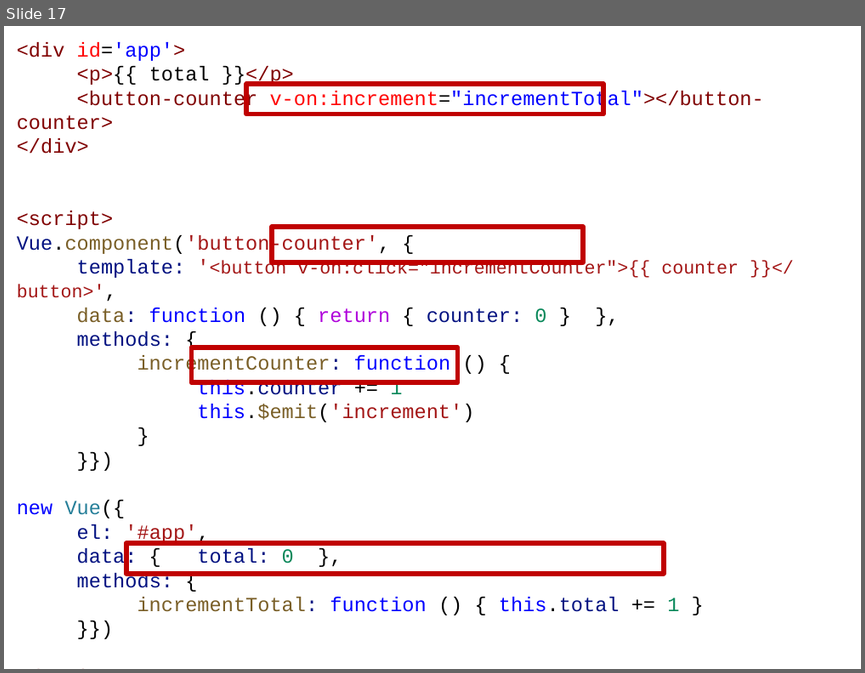
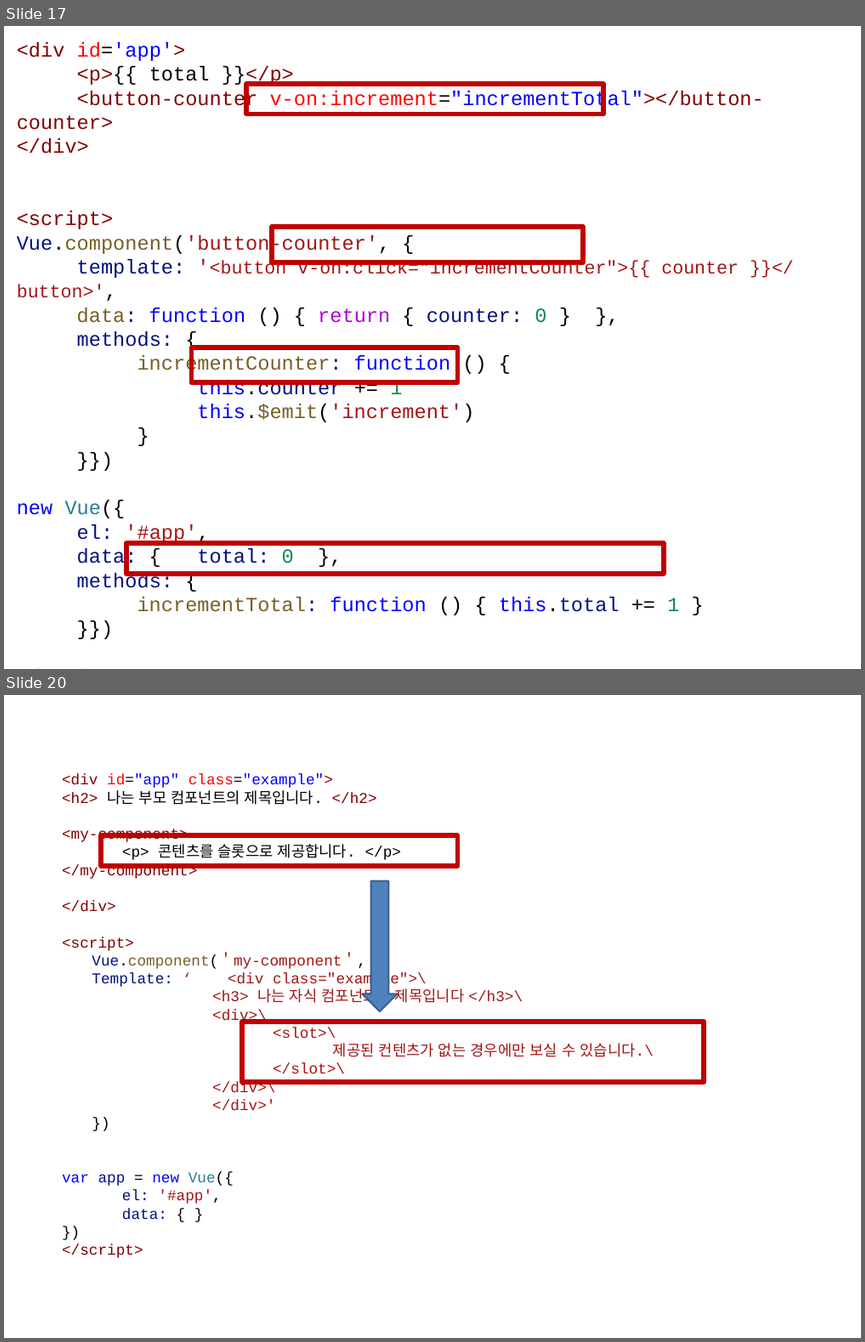
Before and after one commit to gninraw/VueTutorial, a slide deck: Lecture/2.Vue.js 산업체 특강(컴포넌트).pptx. Shown one above the other, each under a label of ours: slide 17 before the commit, slides 17 and 20 after it; the slides between them are not shown. The pictures are 865x673 and 865x1342 pixels, drawn with LibreOffice and Linux fonts; fonts in the diff are those of the drawing. Boxes give left, top, right and bottom in pixels: in the first picture for what was removed or moved away, otherwise in the second. Text is boxed around its words. In the diff, an @@ line names an element or a change of style, - is before the commit and + after.

```diff
--- a/Lecture/2.Vue.js 산업체 특강(컴포넌트).pptx
+++ b/Lecture/2.Vue.js 산업체 특강(컴포넌트).pptx
@@ slide 20 added at <box>4,695,861,1338</box>, background #FFFFFF @@
@@ text added at <box>62,774,653,1258</box>, 18 pt, text #A31515 @@
+<div id="app" class="example">
+<h2> 나는 부모 컴포넌트의 제목입니다. </h2>
+<my-component>
+<p> 콘텐츠를 슬롯으로 제공합니다. </p>
+</my-component>
+</div>
+<script>
+  Vue.component(＇my-component＇, {
+  Template: ‘ <div class="example">\
+          <h3> 나는 자식 컴포넌트의 제목입니다 </h3>\
+          <div>\
+          <slot>\
+          제공된 컨텐츠가 없는 경우에만 보실 수 있습니다.\
+          </slot>\
+          </div>\
+          </div>'
+  })
+var app = new Vue({
+el: '#app',
+data: { }
+})
+</script>
@@ rectangle added at <box>101,835,458,866</box>, outline #C00000 6 pt @@
@@ down arrow added at <box>362,880,397,1011</box>, fill #4F81BD, outline #3A5F8C 2 pt @@
@@ rectangle added at <box>241,1021,704,1082</box>, outline #C00000 6 pt @@
```
Also in this commit, not shown: 1 slide changed, 2 other slides added.
